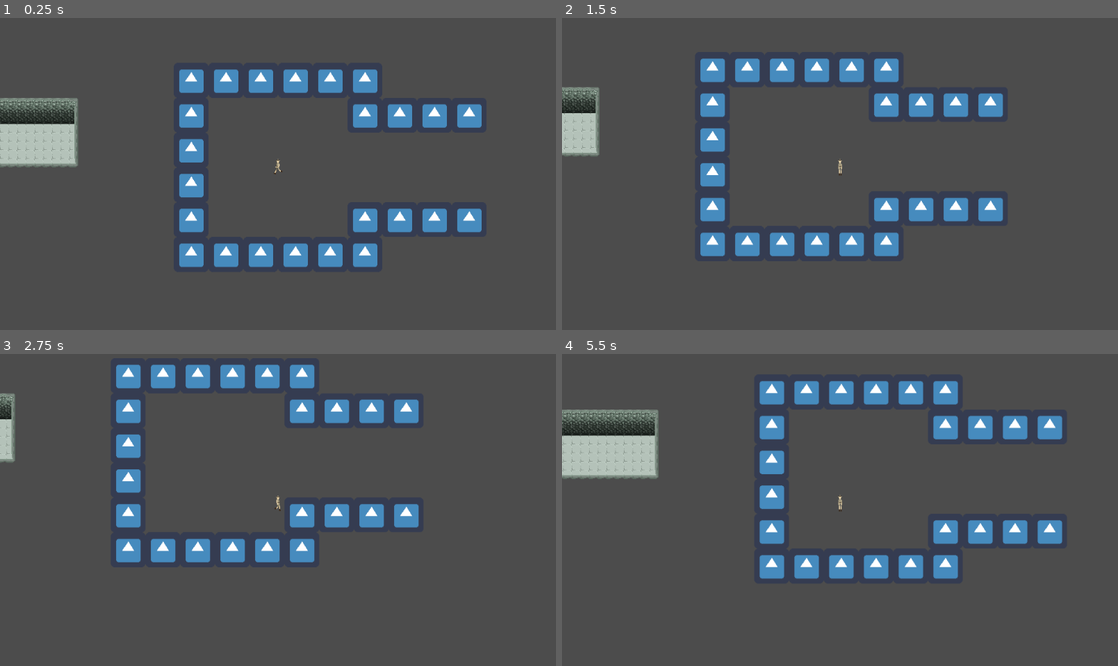
Above: before the commit, frames 1-4 (two rows, left to right).
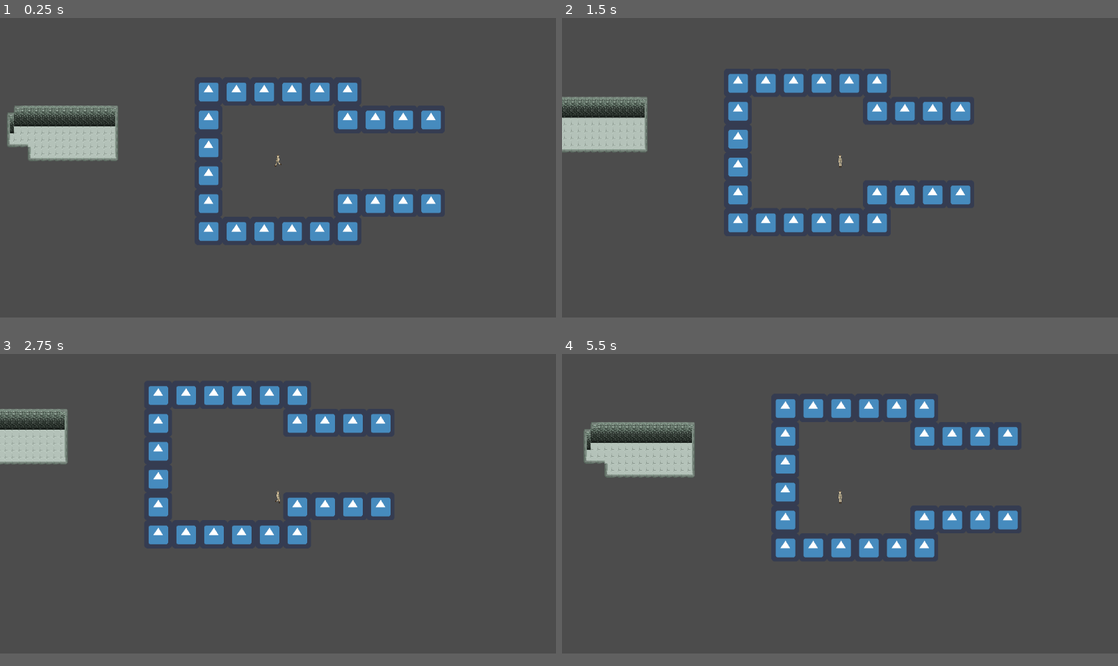
Above: after the commit, the same moments.

Repository: mirogon/Archaeology
Game: Godot game, scene res://Scenes/Main.tscn
The game is run twice, just before and just after one commit, with the same random seed, the same clock (stepped at 60 frames per second) and the same inputs. The engine's default icon, where the game draws it, is replaced by a stand-in: a white triangle on a blue panel in a dark square.
Inputs:
- Up to frame 1 (0.25 s): no input
- Up to frame 2 (1.5 s): tap Enter at 0.5 s; hold Right (ui_right) 0.53-1.28 s; hold Down (ui_down) from 1.28 s (still down)
- Up to frame 3 (2.75 s): release Down (ui_down) at 2.03 s; hold Right (ui_right) from 2.03 s (still down)
- Up to frame 4 (5.5 s): tap Space at 2.75 s; release Right (ui_right) at 2.78 s; hold Up (ui_up) 2.78-3.53 s; hold Left (ui_left) 3.53-5.03 s; hold Down (ui_down) from 5.03 s (still down)
In our replay, the window is 800x468 before the commit and 800x450 after it. These sizes can differ from the game's own. Grey fills any space a smaller window leaves; there, only what the larger window draws over its background counts as a difference.

The runs differ from the first frame. In frame 1, 14% of the frame differs, in the area x 0-87%, y 16-80%; in frame 2, 14%; in frame 3, 13%; in frame 4, 15%, in the area x 0-90%, y 8-73%.

Commit message:
Navigation test Scene

Diff:
--- /dev/null
+++ b/Scenes/Navigation2D.gd
@@ -0,0 +1,33 @@
+extends Navigation2D
+
+var destination: Vector2
+var npc
+var closestPath
+var currentPointIndex
+var destination_reached
+
+func _ready():
+	var goalNode: Node2D = $Goal
+	destination = goalNode.position
+
+	npc = $Npc
+
+	closestPath = get_simple_path(npc.position, destination)
+	closestPath.remove(0)
+
+	print(closestPath.size())
+	for i in range(closestPath.size()):
+		print(closestPath[i])
+	currentPointIndex = 0
+	destination_reached = false
+
+func move_to_next_point():
+	npc.position = closestPath[currentPointIndex]
+	currentPointIndex += 1
+	if(currentPointIndex >= closestPath.size()):
+		destination_reached = true
+
+func _process(delta):
+	if(destination_reached == false):
+		if(Input.is_action_just_pressed("ui_down")):
+			move_to_next_point()
--- /dev/null
+++ b/Scenes/NavigationTest.tscn
@@ -0,0 +1,35 @@
+[gd_scene load_steps=5 format=2]
+
+[ext_resource path="res://icon.png" type="Texture" id=1]
+[ext_resource path="res://Scenes/Navigation2D.gd" type="Script" id=2]
+
+[sub_resource type="RectangleShape2D" id=2]
+extents = Vector2( 31, 31 )
+
+[sub_resource type="NavigationPolygon" id=1]
+vertices = PoolVector2Array( -284, -217, 465, -218, 255, -35, -63, -35, 462, 389, 252, 202, -276, 383, -73, 200 )
+polygons = [ PoolIntArray( 0, 1, 2, 3 ), PoolIntArray( 2, 1, 4, 5 ), PoolIntArray( 5, 4, 6, 7 ), PoolIntArray( 7, 6, 0, 3 ) ]
+outlines = [ PoolVector2Array( -284, -217, 465, -218, 462, 389, -276, 383 ), PoolVector2Array( -63, -35, 255, -35, 252, 202, -73, 200 ) ]
+
+[node name="Navigation2D" type="Navigation2D"]
+script = ExtResource( 2 )
+
+[node name="Npc" type="Area2D" parent="."]
+position = Vector2( -6, -162 )
+
+[node name="CollisionShape2D" type="CollisionShape2D" parent="Npc"]
+shape = SubResource( 2 )
+
+[node name="Sprite" type="Sprite" parent="Npc"]
+modulate = Color( 0.447059, 0.913725, 0.333333, 1 )
+texture = ExtResource( 1 )
+
+[node name="Goal" type="Node2D" parent="."]
+position = Vector2( 0, 268 )
+
+[node name="Camera2D" type="Camera2D" parent="."]
+current = true
+
+[node name="NavigationPolygonInstance" type="NavigationPolygonInstance" parent="."]
+position = Vector2( -98, -30 )
+navpoly = SubResource( 1 )
--- a/Scripts/Player.gd
+++ b/Scripts/Player.gd
@@ -54,7 +54,7 @@
 				var tilePos = tileMap.world_to_map(position)
 				tilePos -= collision.normal
 				var tileId = tileMap.get_cellv(tilePos)
-				var tileName = tileMap.tile_set.tile_get_name(tileId)
+				#var tileName = tileMap.tile_set.tile_get_name(tileId)
 				#print(tileName)
 
 
--- a/project.godot
+++ b/project.godot
@@ -16,6 +16,8 @@
 
 [display]
 
+window/size/width=1280
+window/size/height=720
 window/dpi/allow_hidpi=true
 
 [importer_defaults]
